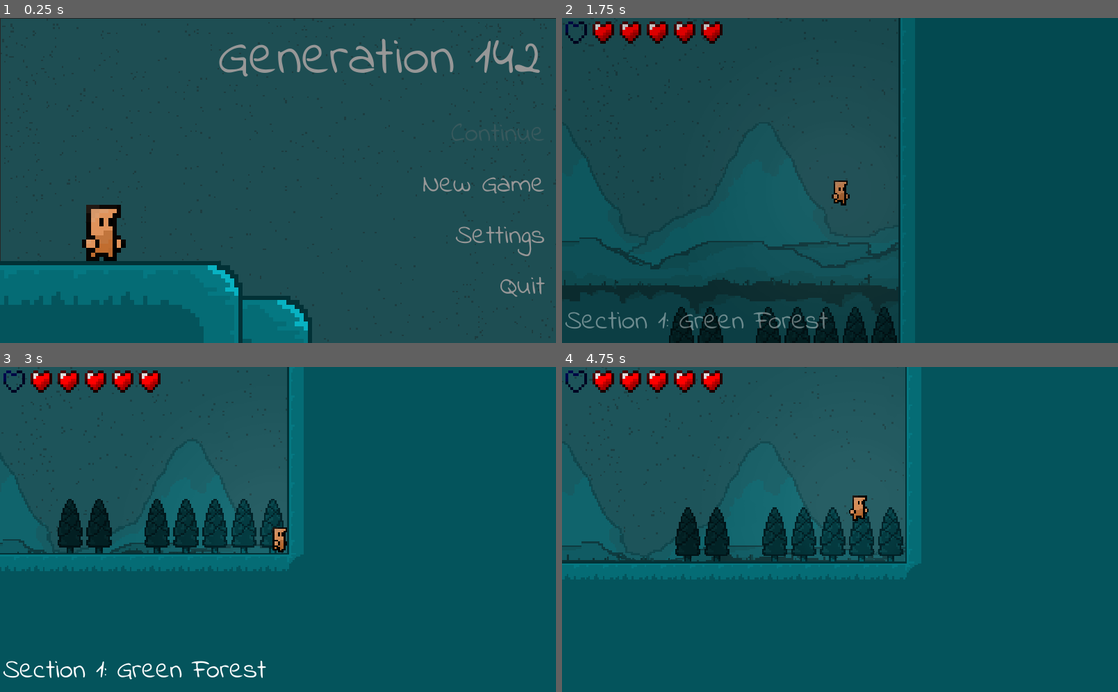
Above: before the commit, frames 1-4 (two rows, left to right).
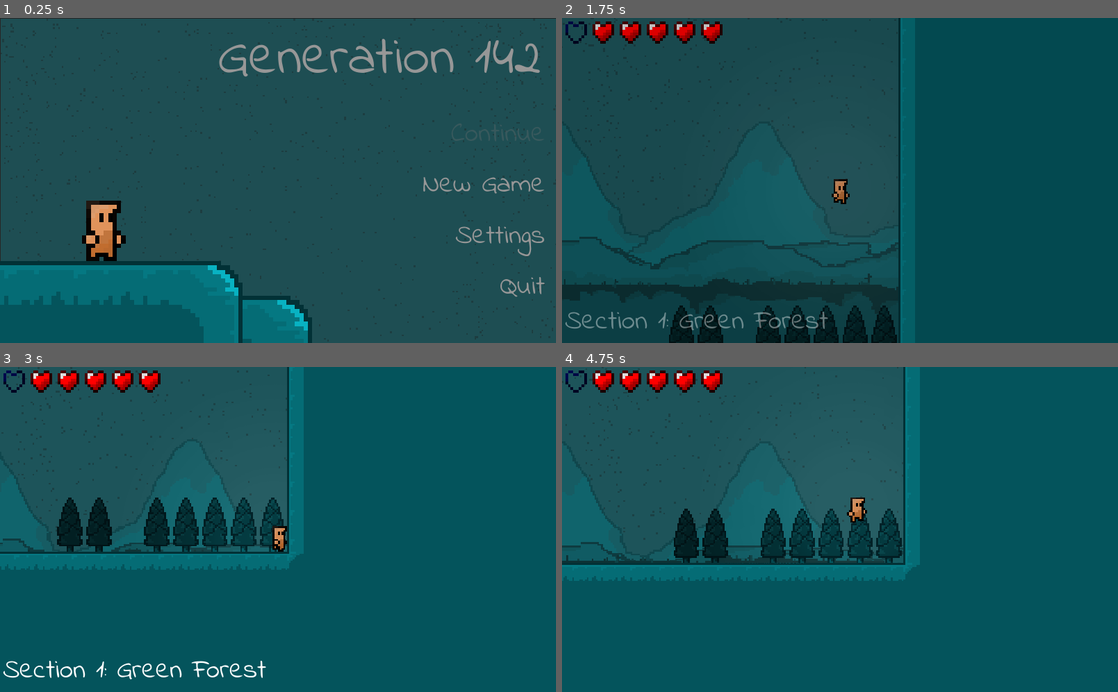
Above: after the commit, the same moments.

Repository: Zeno3463/Generation-142
Game: Godot game, scene res://scenes/Menu.tscn
The game is run twice, just before and just after one commit, with the same random seed, the same clock (stepped at 60 frames per second) and the same inputs. Sound files missing from this copy of the repository are replaced by a short silence.
Inputs (mouse positions are in pixels of both pictures, inside the frame that each line leads up to):
- Up to frame 1 (0.25 s): no input
- Up to frame 2 (1.75 s): click "New Game" at 0.5 s; click "New Game" at 1.25 s
- Up to frame 3 (3 s): move the mouse to (400, 513) at 2.02 s; hold Right (ui_right) from 2.03 s (still down); tap X (attack) at 2.1 s; tap Up (ui_up) at 2.27 s; tap Z (dash) at 2.3, 2.85 s; move the mouse to (166, 545) at 2.77 s
- Up to frame 4 (4.75 s): tap Up (ui_up) at 3.02, 4.52 s; tap X (attack) at 3.05, 3.6, 4.55 s; move the mouse to (895, 458) at 3.52 s; release Right (ui_right) at 3.53 s; hold Left (ui_left) 3.53-4.28 s; tap Z (dash) at 3.8, 4.35 s; move the mouse to (812, 594) at 4.27 s; hold Right (ui_right) from 4.28 s (still down)

The runs differ from the first frame. In frame 1, 0.4% of the frame differs, in the area x 14-23%, y 56-73%; in frame 2, 0.4%; in frame 3, 1.0%; in frame 4, 2.8%, in the area x 0-65%, y 0-66%.

Commit message:
fixed camera shake bug

Diff:
--- a/scenes/Menu.tscn
+++ b/scenes/Menu.tscn
@@ -112,6 +112,7 @@
 scale = Vector2( 4, 4 )
 z_index = 1
 frames = SubResource( 5 )
+frame = 2
 speed_scale = 2.0
 playing = true
 
--- a/scenes/Player.tscn
+++ b/scenes/Player.tscn
@@ -150,19 +150,19 @@
 "name": "default",
 "speed": 5.0
 }, {
+"frames": [ SubResource( 6 ), SubResource( 7 ), SubResource( 8 ), SubResource( 9 ) ],
+"loop": true,
+"name": "attack",
+"speed": 5.0
+}, {
+"frames": [ ExtResource( 4 ) ],
+"loop": true,
+"name": "jump",
+"speed": 5.0
+}, {
 "frames": [ ExtResource( 5 ) ],
 "loop": true,
 "name": "fall",
-"speed": 5.0
-}, {
-"frames": [ ExtResource( 4 ) ],
-"loop": true,
-"name": "jump",
-"speed": 5.0
-}, {
-"frames": [ SubResource( 6 ), SubResource( 7 ), SubResource( 8 ), SubResource( 9 ) ],
-"loop": true,
-"name": "attack",
 "speed": 5.0
 }, {
 "frames": [ SubResource( 10 ), SubResource( 11 ), SubResource( 12 ), SubResource( 13 ), SubResource( 14 ), SubResource( 15 ) ],
@@ -254,7 +254,7 @@
 position = Vector2( 0, -0.370039 )
 z_index = 1
 frames = SubResource( 33 )
-frame = 1
+frame = 3
 speed_scale = 2.0
 playing = true
 
--- a/scripts/Classes/Enemy Class.gd
+++ b/scripts/Classes/Enemy Class.gd
@@ -15,7 +15,6 @@
 
 # screen shake variables
 export var amplitude = 200
-export var frequency = 0.5
 export var time = 0.05
 
 # explosive particle variables
@@ -92,7 +91,7 @@
 
 	if add_num_of_hits:
 		# screen shake
-		camera.start(amplitude, frequency, time)
+		camera.shake(amplitude, time)
 		# add one life to Player
 		ui_controller.num_of_hits += 1
 
--- a/scripts/Classes/Player Class.gd
+++ b/scripts/Classes/Player Class.gd
@@ -153,7 +153,7 @@
 
 func power_blast():
 	vel = Vector2.ZERO
-	camera.start()
+	camera.shake()
 	light.energy = light_energy_while_blasting
 	power_blast_particle_system.emitting = true
 
@@ -187,7 +187,7 @@
 	attack_area.get_node("CollisionShape2D").disabled = false
 
 func take_damage():
-	camera.start()
+	camera.shake()
 	reset_everything_to_default()
 	ui_controller.take_out_one_life()
 	start_performing_an_action("is_hurt", hurt_duration)
--- a/scripts/Crate.gd
+++ b/scripts/Crate.gd
@@ -3,7 +3,6 @@
 class_name Crate_Class
 
 var amplitude = 200
-var frequency = 0.5
 var time = 0.05
 
 onready var camera = get_tree().get_root().get_node("/root/Player/Camera2D")
@@ -14,7 +13,7 @@
 	audio_Player.stream = preload("res://sound effects/Enemy Hurt.wav")
 	audio_Player.volume_db = GlobalVariables.sound_volume
 	audio_Player.play()
-	camera.start(amplitude, frequency, time)
+	camera.shake(amplitude, time)
 	$AnimatedSprite.play("explode")
 	yield($AnimatedSprite, "animation_finished")
 	queue_free()
--- a/scripts/ScreenShake.gd
+++ b/scripts/ScreenShake.gd
@@ -1,63 +1,25 @@
 extends Camera2D
 
-export var amplitude = 500
-export var frequency = 0.5
-export var time = 0.3
+var shake_amount = 0
+var done = false
 
-var done = true
-onready var shake_amplitude = amplitude
-onready var shake_frequency = frequency
-onready var shake_time = time
+func _process(delta):
+	if done: return
+	offset = Vector2(
+		rand_range(-shake_amount, shake_amount),
+		rand_range(-shake_amount, shake_amount)
+	) * delta
 
-# handle screen shake
-func _process(_delta):
-	if not done:
-		shake()
-	else:
-		$Timer.stop()
-		$Tween.stop_all()
-		reset()
-
-# start the screen shake
-func start(_amplitude=amplitude, _frequency=frequency, _time=time):
-	return
-	if done:
-		done = false
-		shake_amplitude = _amplitude
-		shake_frequency = _frequency
-		$Timer.wait_time = shake_time
-		$Timer.start()
-
-# the shake mechanism
-func shake():
-	return
-	var rand = Vector2.ZERO
-	rand.x = rand_range(-shake_amplitude, shake_amplitude)
-	rand.y = rand_range(-shake_amplitude, shake_amplitude)
-
-	$Tween.interpolate_property(self,
-	"offset",
-	self.offset,
-	rand,
-	shake_frequency,
-	Tween.TRANS_SINE,
-	Tween.EASE_IN_OUT)
-	$Tween.start()
-
-# the reset mechanism
-func reset():
-	return
-	$Tween.interpolate_property(self,
-	"offset",
-	self.offset,
-	Vector2(),
-	shake_frequency,
-	Tween.TRANS_SINE,
-	Tween.EASE_IN_OUT)
-	$Tween.start()
-	yield($Tween, "tween_completed")
-	$Tween.stop_all()
+func shake(amplitude=100, time=0.4, amplitude_limit=100):
+	done = false
+	shake_amount += amplitude
+	if shake_amount > amplitude_limit:
+		shake_amount = amplitude_limit
+	$Timer.wait_time = time
+	$Timer.start()
 
 func _on_Timer_timeout():
-	return
+	shake_amount = 0
+	offset = Vector2.ZERO
 	done = true
+	$Timer.stop()
